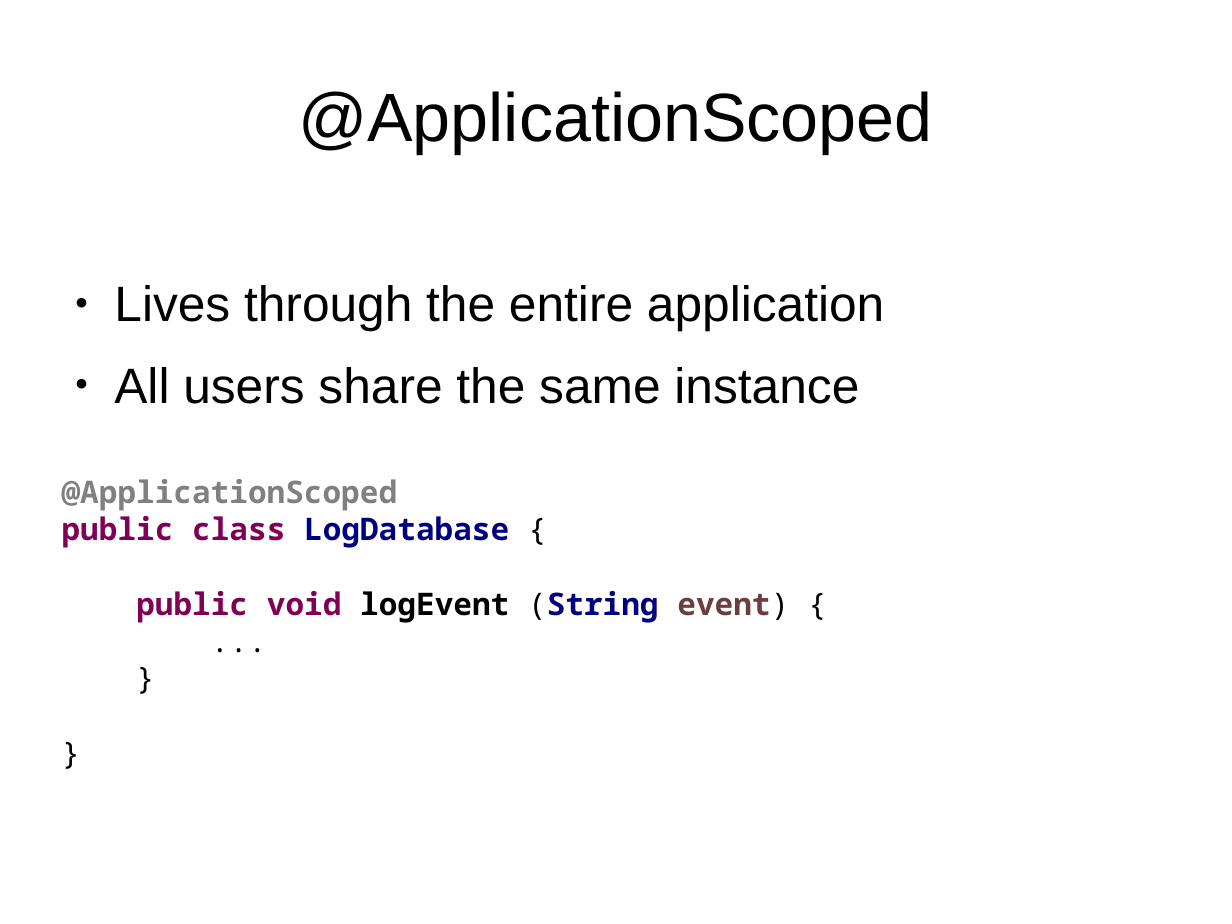
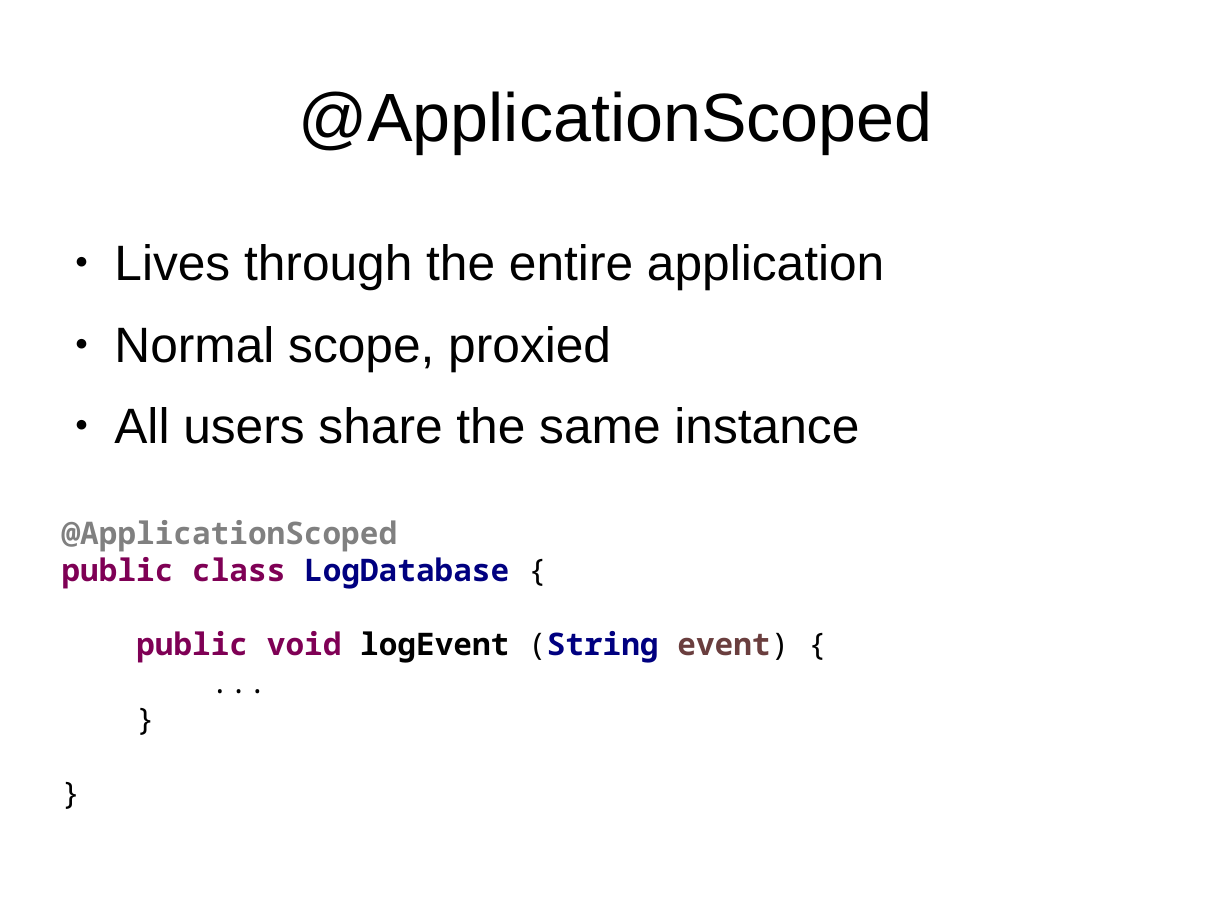
Before and after one commit to FrigoCoder/CDI, a slide deck: slide 42 of CDI.odp (slide 40 before the commit). Drawn at 1232x924 pixels with LibreOffice and Linux fonts; fonts in the diff are those of the drawing. Boxes give left, top, right and bottom in pixels: in the first picture for what was removed or moved away, otherwise in the second. Text is boxed around its words. In the diff, an @@ line names an element or a change of style, - is before the commit and + after.

```diff
--- a/CDI.odp
+++ b/CDI.odp
@@ text at bbox=[114, 326, 611, 371]: paragraph added @@
+● Normal scope, proxied
```
Also in this commit, not shown: 5 other slides changed, 2 slides added, 3 other files.
